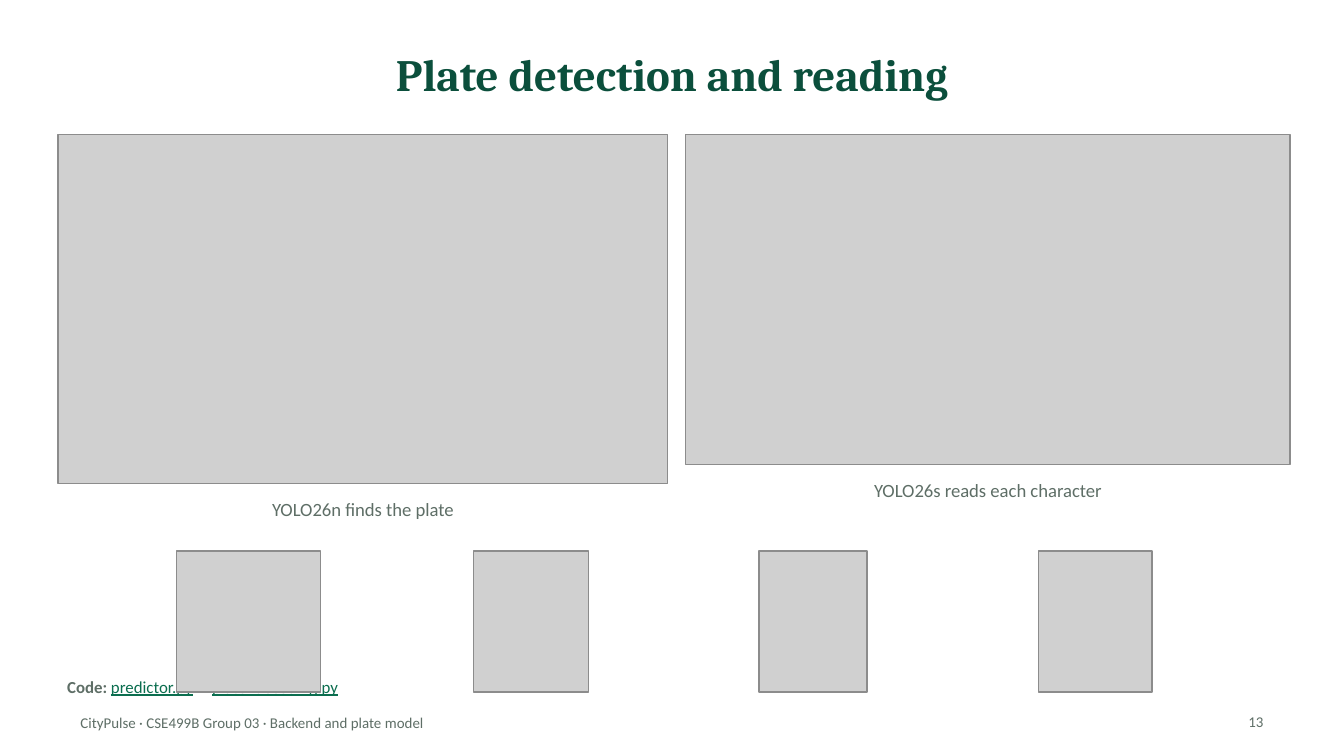
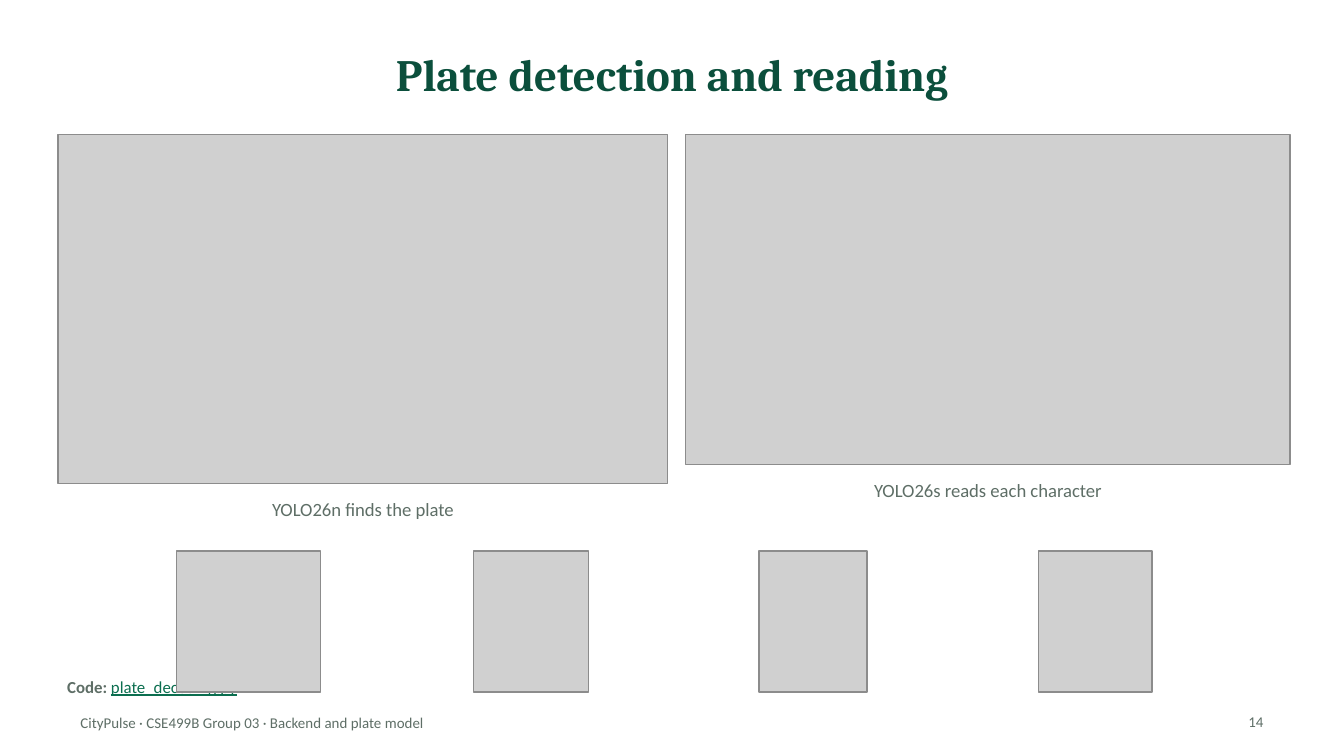
Before and after one commit to rahad-dll/499, a slide deck: slide 14 of applications/web/backend/docs/backend-ai-progress-slides.pptx (slide 13 before the commit). Drawn at 1344x756 pixels with LibreOffice and Linux fonts; fonts in the diff are those of the drawing; grey boxes stand for pictures. Boxes give left, top, right and bottom in pixels: in the first picture for what was removed or moved away, otherwise in the second. Text is boxed around its words. In the diff, an @@ line names an element or a change of style, - is before the commit and + after.

```diff
--- a/applications/web/backend/docs/backend-ai-progress-slides.pptx
+++ b/applications/web/backend/docs/backend-ai-progress-slides.pptx
@@ text at <box>67,679,237,698</box>: text changed @@
-Code: predictor.py · plate_decoding.py
+Code: plate_decoding.py
@@ page number at <box>1248,717,1263,727</box>: text changed @@
-13
+14
```
Also in this commit, not shown: 4 other slides changed, 1 slide added, 10 other files.
